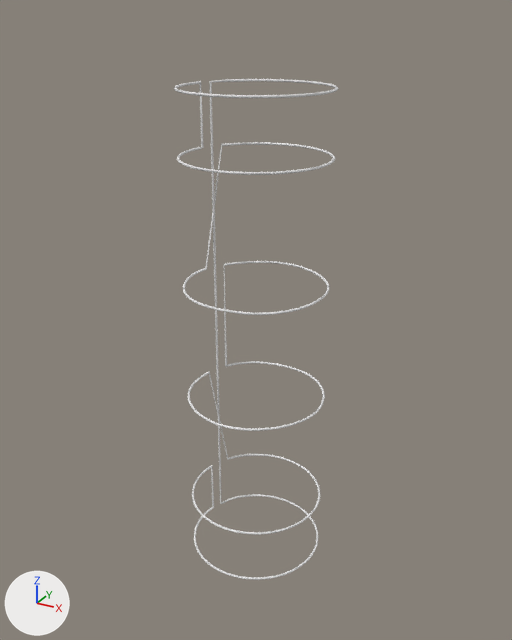
What one commit did to the Blender file Blender/z_grad_thin_conductor.blend.
Rendered twice from a camera (50 mm lens) standing at (0.00708, -0.01289, 0.00697) and looking at (-0.0001, 0.00017, 0.00044). Every picture has the same lights, and +X, +Y and +Z are marked at lower left.

In view in the first picture: 'sweeped_layout_part1_z'.
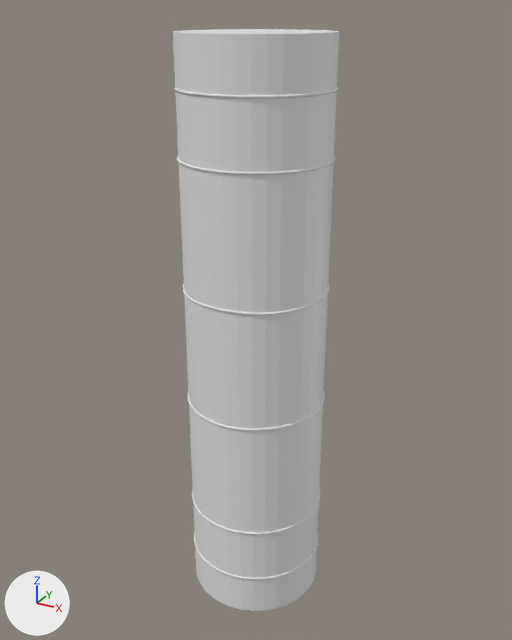
The newer file is also rescaled (x0.381) as a whole; pictures and numbers use the older file's frame.

The change, as a list of edits to the scene's bpy script:
```text
Change me_sweeped_layout_part1_z_001:
    where me_sweeped_layout_part1_z_001.from_pydata(...)  # 8316 vertices, 16632 faces; spans x -0.00061..0.00061, y -0.00061..0.00061, z -0.00212..0.00212
    used by ob_sweeped_layout_part1_z; location = (0.0, 0.0, 0.0); scale = (2.63, 2.63, 2.63)
    me_sweeped_layout_part1_z_001 part 1: a new loose piece, a 35-sided cylinder along z spanning x -0.0006..0.0006, y -0.0006..0.0006, z -0.0025..0.0025
```

Where the change shows, as pixel boxes [x1, y1, x2, y2] in the pictures (512 x 640 px):
'sweeped_layout_part1_z', reshaped (16% taller)
    before: [174, 79, 338, 580]
    after: [173, 29, 339, 611]
part 1 of me_sweeped_layout_part1_z_001, added
    after: [173, 29, 339, 611]
